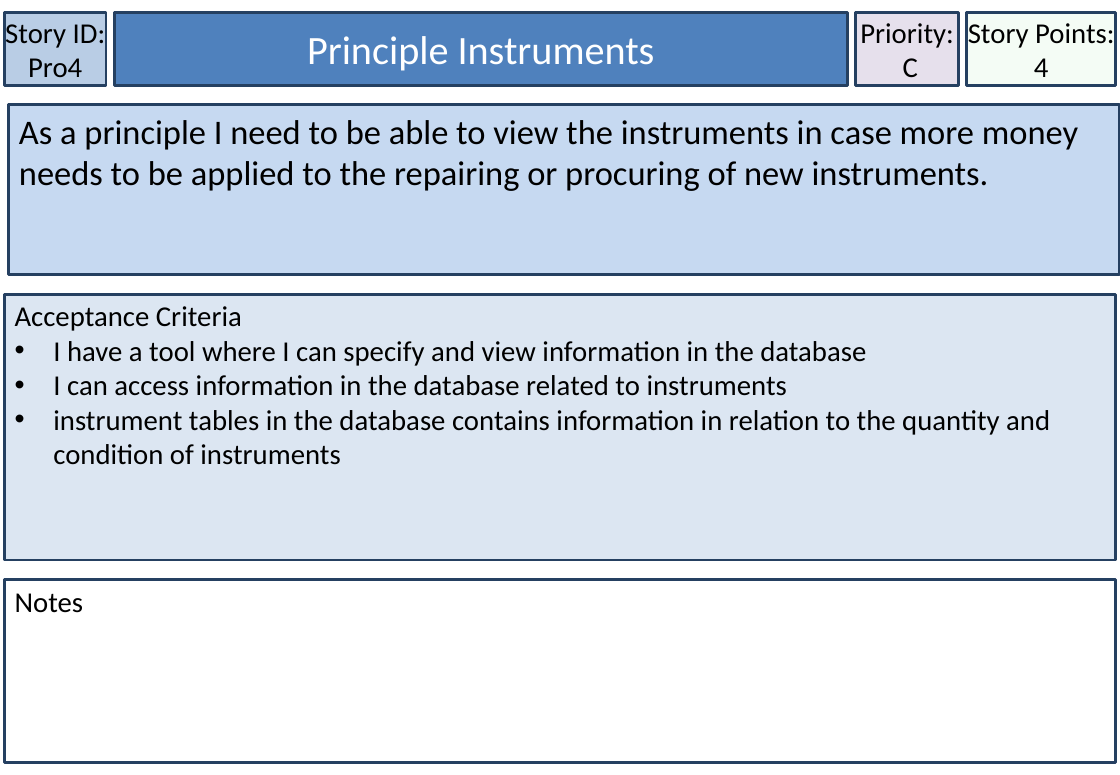
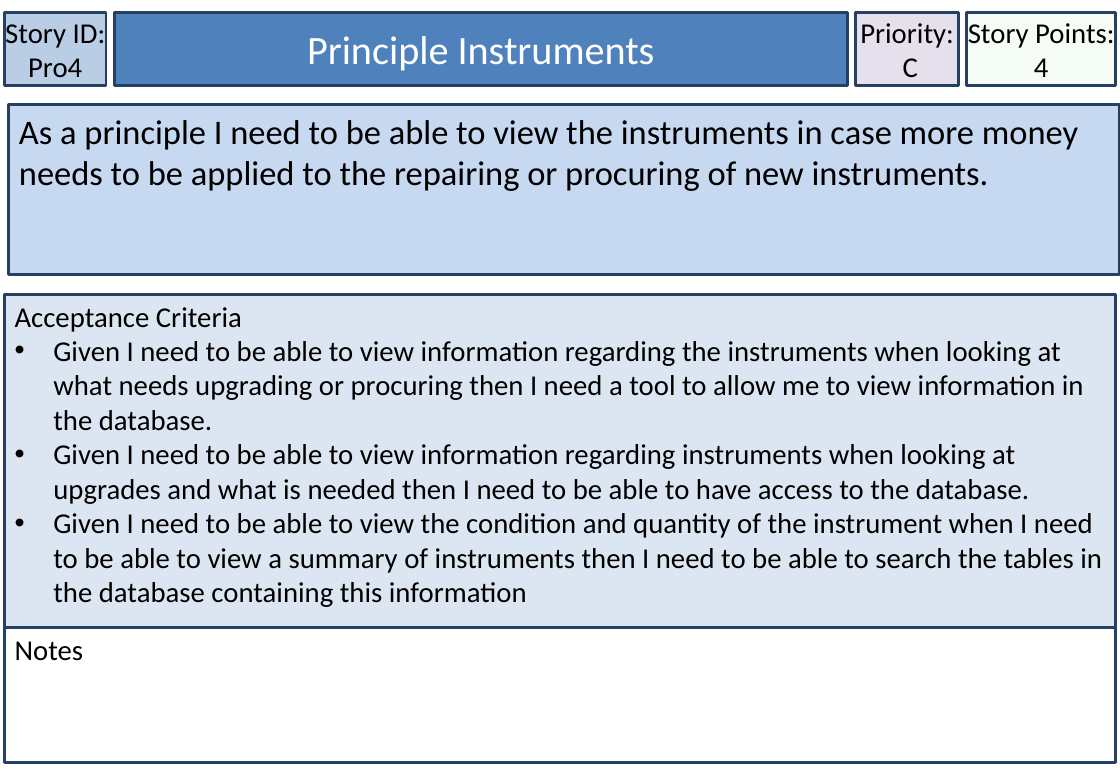
Before and after one commit to MichaelDevenish/IFB299MusicSchool, a slide deck: slide 30 of Documentation/Accpetance Criteria & User Stories/User Stories Final Format.pptx. Drawn at 1120x775 pixels with LibreOffice and Linux fonts; fonts in the diff are those of the drawing. Boxes give left, top, right and bottom in pixels: in the first picture for what was removed or moved away, otherwise in the second. Text is boxed around its words. In the diff, an @@ line names an element or a change of style, - is before the commit and + after.

```diff
--- a/Documentation/Accpetance Criteria & User Stories/User Stories Final Format.pptx
+++ b/Documentation/Accpetance Criteria & User Stories/User Stories Final Format.pptx
@@ rectangle "Acceptance Criteria": place and size @@
-rectangle "Acceptance Criteria" at box(4, 295, 1116, 561)
+rectangle "Acceptance Criteria" at box(4, 295, 1116, 629)
@@ text in rectangle at box(53, 341, 1102, 607): text changed @@
-• I have a tool where I can specify and view information in the database
-• I can access information in the database related to instruments
-• instrument tables in the database contains information in relation to the quantity and condition of instruments
+• Given I need to be able to view information regarding the instruments when looking at what needs upgrading or procuring then I need a tool to allow me to view information in the database.
+• Given I need to be able to view information regarding instruments when looking at upgrades and what is needed then I need to be able to have access to the database.
+• Given I need to be able to view the condition and quantity of the instrument when I need to be able to view a summary of instruments then I need to be able to search the tables in the database containing this information
@@ rectangle "Notes": place and size @@
-rectangle "Notes" at box(4, 580, 1116, 763)
+rectangle "Notes" at box(4, 629, 1116, 764)
```
Also in this commit, not shown: 18 other slides changed, 1 other file.
